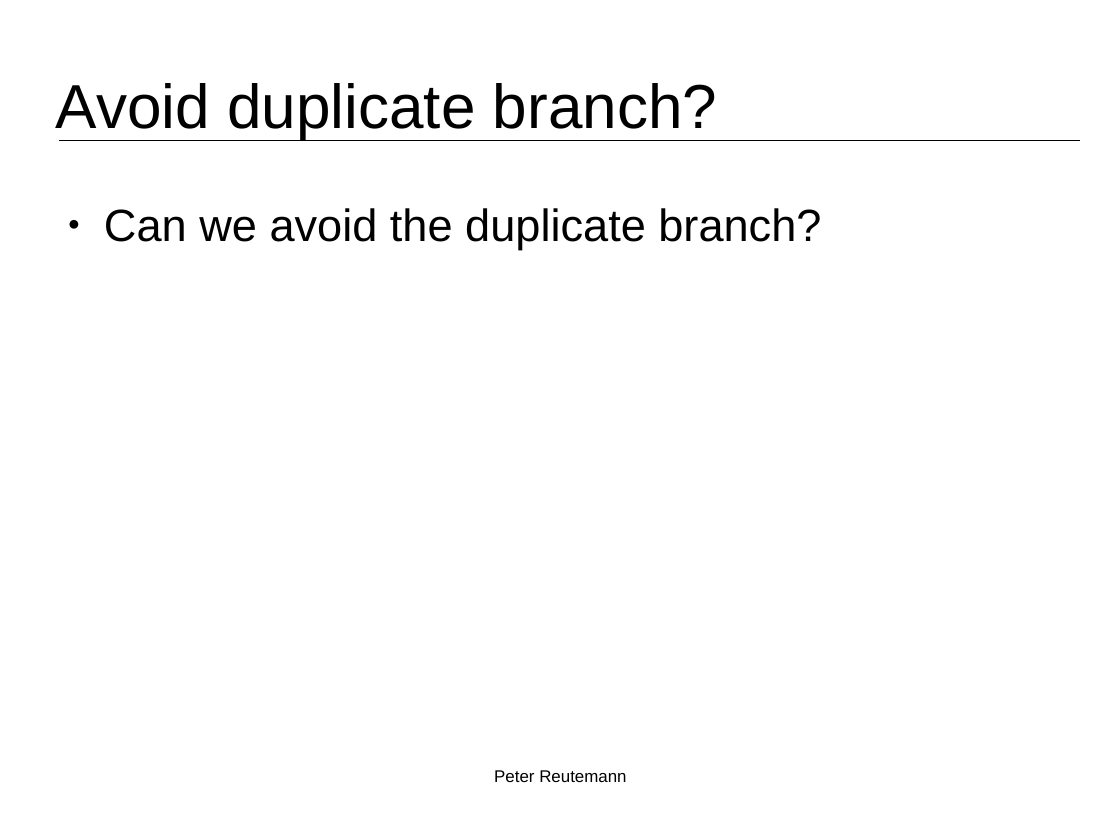
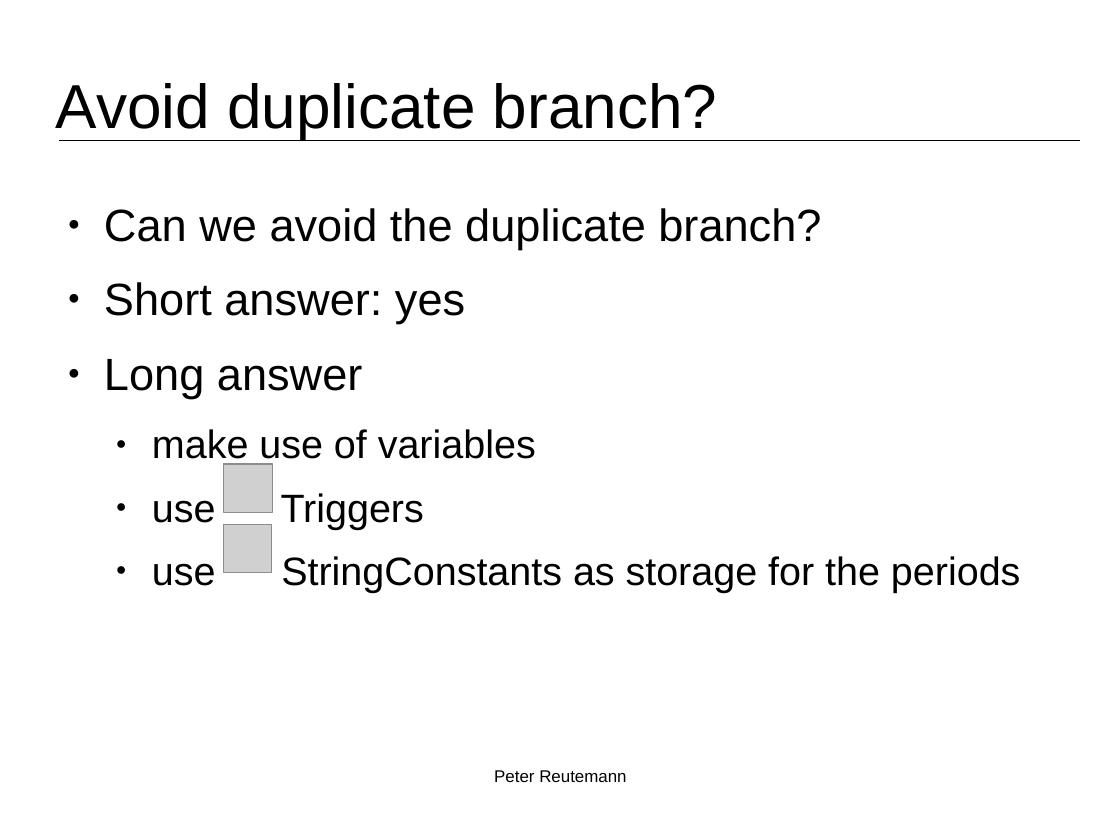
Before and after one commit to fracpete/kuching-2015, a slide deck: slide 24 of 2_basic_flows/kuching2015_basic_flows.odp (slide 23 before the commit). Drawn at 1120x840 pixels with LibreOffice and Linux fonts; fonts in the diff are those of the drawing; grey boxes stand for pictures; background and template pictures are left out. Boxes give left, top, right and bottom in pixels: in the first picture for what was removed or moved away, otherwise in the second. Text is boxed around its words. In the diff, an @@ line names an element or a change of style, - is before the commit and + after.

```diff
--- a/2_basic_flows/kuching2015_basic_flows.odp
+++ b/2_basic_flows/kuching2015_basic_flows.odp
@@ text at [104, 282, 1020, 593]: paragraphs added @@
+● Short answer: yes
+● Long answer
+  ● make use of variables
+  ● use Triggers
+  ● use StringConstants as storage for the periods
@@ picture added at [224, 464, 272, 513] @@
@@ picture added at [224, 524, 272, 573] @@
```
Also in this commit, not shown: 3 slides added, 2 other files.
